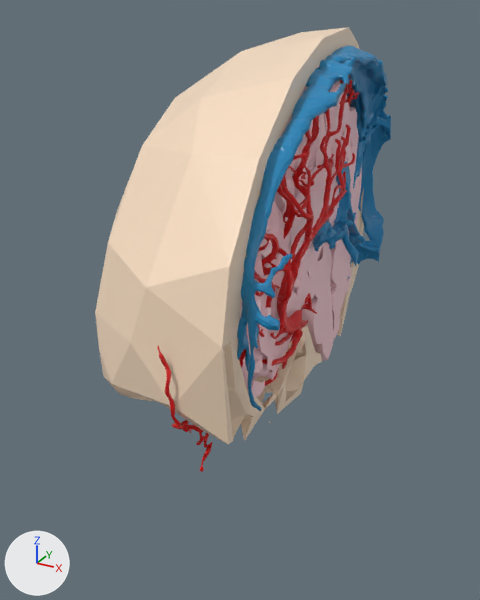
A saved change to the FBX model Assets/models/Intracranial AVM.fbx.
The view is the same before and after, from a camera (50 mm lens) standing at (85.8, -214.5, 121.6) and looking at (-25.1, -12.9, 20.8). Arrows for +X, +Y and +Z are at lower left; the lights stay in place.

The first picture shows 'brain', 'fmri_veins', 'fmrireg_ct_skull', 'fmrireg_xa_rica'.
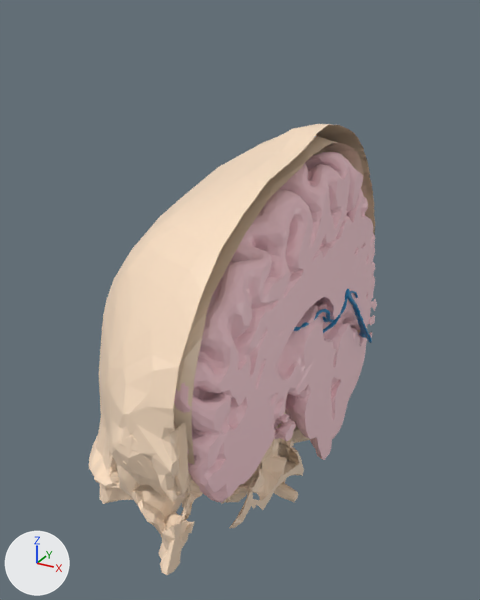
Pixel boxes (x1, y1, x2, y2) of what changed, in the pictures (480 x 600 px):
```json
{"object": "fmrireg_ct_skull", "change": "deleted", "before": [95, 27, 364, 444], "on screen": "beige"}
{"object": "brain", "change": "reshaped", "before": [240, 81, 362, 397], "after": [174, 152, 377, 503]}
{"object": "mri_xa_skull", "change": "added", "after": [89, 124, 375, 575], "on screen": "beige"}
{"object": "fmri_veins", "change": "deleted", "before": [237, 45, 391, 411], "on screen": "blue"}
{"object": "fmrireg_xa_rica", "change": "deleted", "before": [157, 76, 359, 472]}
{"object": "mri_xa_vein", "change": "added", "after": [294, 136, 372, 343], "on screen": "blue"}
{"part": 1, "of": "me_brain", "change": "added", "after": [277, 414, 289, 423]}
{"part": 2, "of": "me_brain", "change": "deleted", "before": [246, 359, 262, 374]}
{"part": 3, "of": "me_brain", "change": "built on", "before": [240, 81, 362, 397], "after": [174, 152, 377, 503]}
```

Scene script edits in JSON lines:
```json
{"block": "me_brain", "where": "# used by ob_brain; location = (0.0, 0.0, 0.0)"}
{"op": "remove", "block": "me_brain", "code": "me_brain.from_pydata(...)  # 4908 vertices, 9240 faces; spans x -64.0..13.0, y -83.0..69.0, z -14.0..104.0"}
{"op": "add", "block": "me_brain", "code": "me_brain.from_pydata(...)  # 12655 vertices, 25414 faces; spans x -59.0..5.0, y -92.0..76.0, z -58.0..74.0"}
{"block": "me_brain", "change": "me_brain part 1: a new loose piece of 17 vertices spanning x 1.0..5.0, y -34.0..-30.0, z -13.0..-10.0, in mat_brain (pink #ffd2d9)"}
{"block": "me_brain", "change": "me_brain part 2: 152 loose pieces with 462 vertices, spanning x -52.0..13.0, y -78.0..61.0, z 3.0..86.0, are deleted"}
{"block": "me_brain", "change": "me_brain part 3: 11 vertices moved within x -50.0..3.0, y -60.0..42.0, z -8.0..67.0; 4407 vertices removed from x -64.0..12.0, y -83.0..69.0, z -14.0..104.0; 12583 vertices added at x -59.0..5.0, y -92.0..76.0, z -58.0..74.0"}
{"op": "add", "block": "me_mri_xa_vein", "code": ["me_mri_xa_vein = bpy.data.meshes.new('mri_xa_vein')", "me_mri_xa_vein.from_pydata(...)  # 8613 vertices, 17258 faces; spans x -60.3..8.3, y -48.4..57.0, z -36.9..80.0", "me_mri_xa_vein.materials.append(mat_veins)  # blue #1683b8"]}
{"op": "add", "block": "me_mri_xa_skull", "code": ["me_mri_xa_skull = bpy.data.meshes.new('mri_xa_skull')", "me_mri_xa_skull.from_pydata(...)  # 4219 vertices, 8504 faces; spans x -65.0..5.0, y -103.0..82.0, z -67.0..86.0", "me_mri_xa_skull.materials.append(mat_skull)  # beige #fce1c5"]}
{"op": "remove", "block": "ob_fmrireg_ct_skull", "code": ["ob_fmrireg_ct_skull = bpy.data.objects.new('fmrireg_ct_skull', me_fmrireg_ct_skull)", "ob_fmrireg_ct_skull.location = (0.0, 0.0, 0.0)"]}
{"op": "remove", "block": "ob_fmri_veins", "code": ["ob_fmri_veins = bpy.data.objects.new('fmri_veins', me_fmri_veins)", "ob_fmri_veins.location = (0.0, 0.0, 0.0)"]}
{"op": "remove", "block": "ob_fmrireg_xa_rica", "code": ["ob_fmrireg_xa_rica = bpy.data.objects.new('fmrireg_xa_rica', me_fmrireg_xa_rica)", "ob_fmrireg_xa_rica.location = (0.0, 0.0, 0.0)"]}
{"op": "add", "block": "ob_mri_xa_vein", "code": ["ob_mri_xa_vein = bpy.data.objects.new('mri_xa_vein', me_mri_xa_vein)", "ob_mri_xa_vein.location = (0.0, 0.0, 0.0)"]}
{"op": "add", "block": "ob_mri_xa_skull", "code": ["ob_mri_xa_skull = bpy.data.objects.new('mri_xa_skull', me_mri_xa_skull)", "ob_mri_xa_skull.location = (-2.1, 0.0, -1.0)"]}
```
